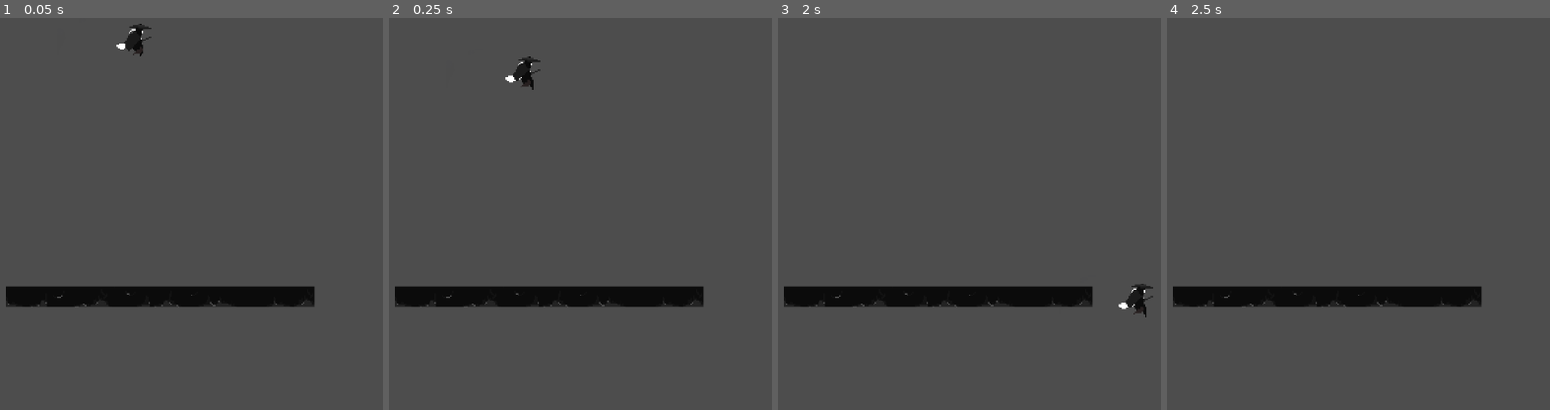
Above: before the commit, frames 1-4 (left to right).
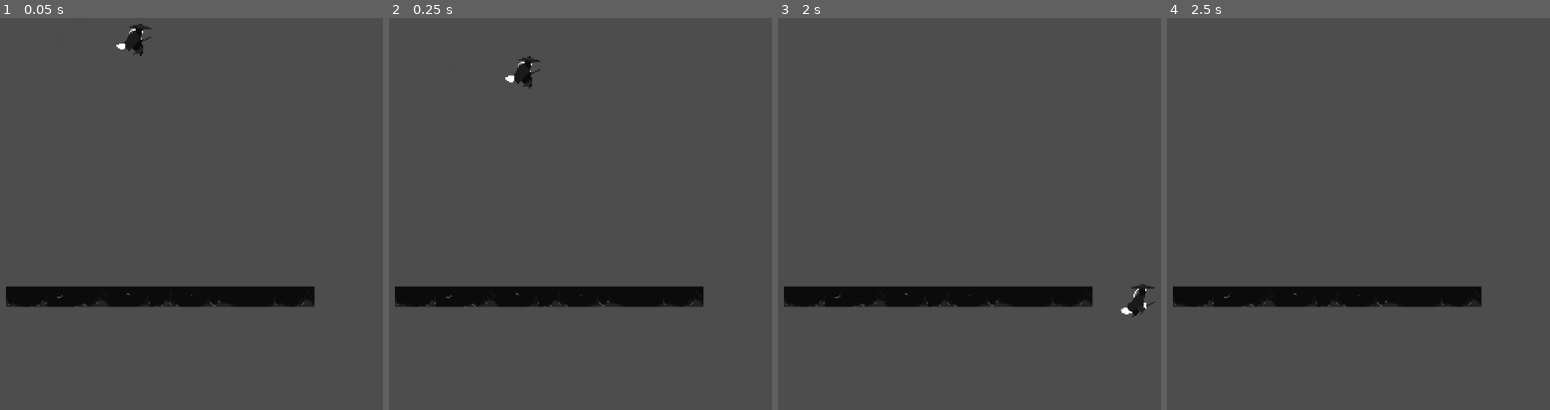
Above: after the commit, the same moments.

Repository: Pbrochu94/Prototype_game
Game: Godot game, scene res://prototype_scene.tscn
Two runs of this game, one before a commit and one after it. Both use one fixed random seed, a clock stepped at 60 frames per second and the inputs below.
Inputs:
- Up to frame 1 (0.05 s): no input
- Up to frame 2 (0.25 s): no input
- Up to frame 3 (2 s): hold D (move_right) from 0.53 s (still down); tap Space (jump) at 0.6, 0.77, 1.07, 1.35, 1.52, 1.82 s
- Up to frame 4 (2.5 s): release D (move_right) at 2.03 s; hold A (move_left) from 2.03 s (still down); tap Space (jump) at 2.1 s

Frame 1 is identical in both runs. In frame 2, less than 0.1% of the frame differs, in the area x 32-38%, y 11-19%; in frame 3, 0.2%, in the area x 88-99%, y 68-77%; in frame 4, nothing differs.

Commit message:
All basics control for main character and state machine completed, moving to enemy with movement and hitbox

Diff:
--- a/Main character/main_character2D.gd
+++ b/Main character/main_character2D.gd
@@ -29,42 +29,46 @@
 	inputListener()
 	#Update sprite direction
 	updateSpriteDirection(direction)
-	#Update animation
-	updateAnim()
 	move_and_slide()
 
 func inputListener():
 	if Input.is_action_just_pressed("jump") and currentState in [State.IDLE, State.RUNNING]:
 		jump()
-
 func updateState(direction):
 	if not is_on_floor():
 		if velocity.y < 0:
-			currentState = State.JUMPING
+			setState(State.JUMPING)
 		else:
-			currentState = State.FALLING
+			setState(State.FALLING)
 	elif is_on_floor():
 		if direction == 0:
-			currentState = State.IDLE
+			setState(State.IDLE)
 		else:
-			currentState = State.RUNNING
-func updateAnim():
-	match currentState:
+			setState(State.RUNNING)
+func setState(newState):
+	if currentState == newState:
+		return
+	exitState(currentState)
+	currentState = newState
+	enterState(newState)
+func enterState(state):
+	match state:
 		State.IDLE:
-			if anim.animation != "idle":
-				anim.play("idle")
+			updateAnim("idle")
 		State.RUNNING:
-			if anim.animation != "running":
-				anim.play("running")
+			updateAnim("run")
 		State.JUMPING:
-			if anim.animation != "jump":
-				anim.play("jump")
+			updateAnim("jump")
 		State.FALLING:
-			if anim.animation != "falling":
-				anim.play("falling")
+			updateAnim("falling")
+func exitState(state):
+	pass #Not sure yet what happens here
+func updateAnim(animation):
+	if anim.animation != animation:
+		anim.play(animation)
+	print("Switch anim")
 func jump():
 	velocity.y = jump_force
-	print("JUMP")
 func updateSpriteDirection(direction):
 	if direction < 0:
 		anim.flip_h = true
--- a/Main character/main_character2D.tscn
+++ b/Main character/main_character2D.tscn
@@ -177,7 +177,7 @@
 "texture": SubResource("AtlasTexture_gahw5")
 }],
 "loop": false,
-"name": &"falling",
+"name": &"fall",
 "speed": 10.0
 }, {
 "frames": [{
@@ -288,7 +288,7 @@
 "texture": SubResource("AtlasTexture_crf73")
 }],
 "loop": true,
-"name": &"running",
+"name": &"run",
 "speed": 12.0
 }]
 
@@ -300,7 +300,7 @@
 
 [node name="AnimatedSprite2D" type="AnimatedSprite2D" parent="."]
 sprite_frames = SubResource("SpriteFrames_bb37l")
-animation = &"jump"
+animation = &"fall"
 
 [node name="CollisionShape2D" type="CollisionShape2D" parent="."]
 position = Vector2(-1, 12)
